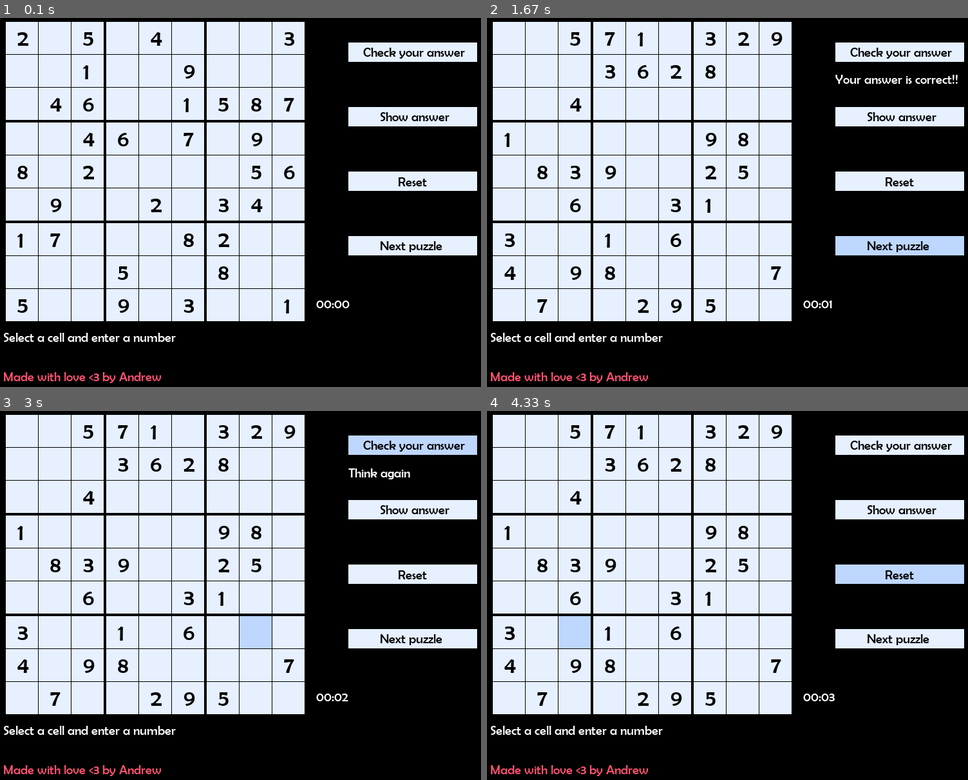
Above: before the commit, frames 1-4 (two rows, left to right).
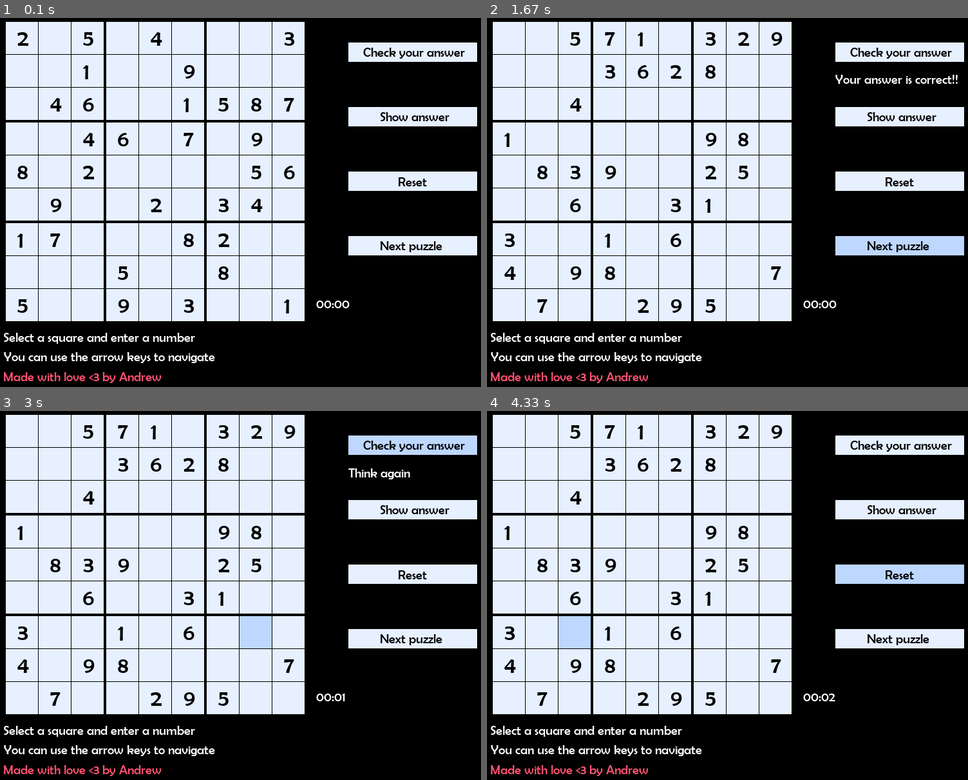
Above: after the commit, the same moments.

Repository: bafyle/Sudoku-game-using-Pygame
Game: pygame game, started from sudoku.py
Two runs of this game, one before a commit and one after it. Both use one fixed random seed, a clock stepped at 60 frames per second and the inputs below.
Inputs (mouse positions are in pixels of both pictures, inside the frame that each line leads up to):
- Up to frame 1 (0.1 s): no input
- Up to frame 2 (1.67 s): click (900, 117) at 0.38 s; click (900, 51) at 0.72 s; click (741, 228) at 1.05 s; click (900, 246) at 1.38 s
- Up to frame 3 (3 s): click (413, 444) at 1.72 s; tap Enter at 2 s; click (67, 584) at 2.38 s; click (250, 643) at 2.72 s
- Up to frame 4 (4.33 s): click (871, 658) at 3.05 s; click (842, 565) at 3.38 s; click (544, 510) at 3.72 s; click (573, 636) at 4.05 s

The runs differ from the first frame. In frame 1, 0.8% of the frame differs, in the area x 0-45%, y 85-94%; in frame 2, 0.9%, in the area x 0-73%, y 76-94%; in frame 3, 0.9%; in frame 4, 0.9%.

Commit message:
updated some of the logic
added some better description for the functions and updated some of the code logic

Diff:
--- a/puzzleSolver.py
+++ b/puzzleSolver.py
@@ -5,18 +5,19 @@
 
     def isValid(self, index: tuple, guess: int) -> bool:
 
-        # returning a True if the guess is in a correct place and False otherwise
-        # this function is used to compare a number in the puzzle with empty cells
-        # we compare 'guess' with it's row, column and 3x3 square
+        """
+        Returning a True if the guess is in a correct place and False otherwise.
+        This function is used to compare the guess number with its row, column
+        and 3x3 square in the puzzle with empty cells
+        """
         # first: check if the guess is already exist in its row
-        row = index[0]
-        col = index[1]
+        row, col = index
         for value in self.puzzle[row]:
             if guess == value:
                 return False
 
         # second: check if the guess is already exist in its column
-        # we neet to get the values of that column first to compare with
+        # we need to get the values of that column first to compare with
         thisColumnValues = [self.puzzle[i][col] for i in range(9)]
         for value in thisColumnValues:
             if guess == value:
@@ -30,7 +31,7 @@
         r = (row // 3) * 3
         c = (col // 3) * 3
 
-        # 2- we muliply the result by 3 to get the index of top left cell in that square
+        # 2- we multiply the result by 3 to get the index of top left cell in that square
         # and we search in that square if the guess is already exists
         for i in range(r, r+3):
             for j in range(c, c+3):
@@ -40,12 +41,14 @@
         # if the guess doesn't exist in the row, column or the 3x3 square, then return True
         return True
 
-    def isValidOnce(self, index: tuple, guess: int) -> bool:
+    def isThereOnce(self, index: tuple, guess: int) -> bool:
 
-        # same as 'isValid()' but this function checks if the number doesn't appear more than one
-        # and it's used to validate a full sudoku board with no empty cells
-        row = index[0]
-        col = index[1]
+        """
+        Returning a True if the guess is in the row, column or 3x3 square once only
+        and false otherwise. This function is used to compare a guess number in
+        a full puzzle with no empty places
+        """
+        row, col = index
         for i, value in enumerate(self.puzzle[row]):
             if guess == value and i != col:
                 return False
@@ -70,23 +73,25 @@
         return True
 
     # get the all the empty cells indexes
-    def getEmptyCellsIndexes(self) -> list:
-        indexesOfEmptyCells = []
+    def getEmptyCellsIndices(self) -> list:
+        """
+        Return a list full of the indices of the empty places in the puzzle
+        """
+        indicesOfEmptyPlaces = []
         for i in range(9):
             for j in range(9):
                 if self.puzzle[i][j] == 0:
-                    indexesOfEmptyCells.append((i, j))
-        return indexesOfEmptyCells
+                    indicesOfEmptyPlaces.append((i, j))
+        return indicesOfEmptyPlaces
 
     def solve(self) -> bool:
+        """
+        This function is used to solve a sudoku puzzle using backtracking.
+        Returning True if the puzzle is solved and False if the puzzle is unsolvable.
+        """
+        indicesOfEmptyPlaces = self.getEmptyCellsIndices()
 
-        # Solve function that uses backtracking to find a solution to the sudoku puzzle
-        # we need to save every index of every empty cell in a list
-        # we save every index (x, y) in the list as a tuple
-        # so 'indexesOfEmptyCells' is a list of tuples
-        indexesOfEmptyCells = self.getEmptyCellsIndexes()
-
-        if len(indexesOfEmptyCells) == 0:
+        if len(indicesOfEmptyPlaces) == 0:
             return False
         # we will start from the first empty cell which will be in the index 0 in our list
         currentIndex = 0
@@ -95,8 +100,7 @@
         while True:
 
             # we first get the the row and the column of the empty cell
-            r = indexesOfEmptyCells[currentIndex][0]
-            c = indexesOfEmptyCells[currentIndex][1]
+            r, c = indicesOfEmptyPlaces[currentIndex]
 
             # let 'value' be equal to 0
             value = self.puzzle[r][c]
@@ -125,17 +129,17 @@
                 # set the cell to the guessed number and increase the 'currentIndex' by 1
                 # to make it points to the next empty cell
                 # and break from the loop to go the next cell
-                if self.isValid(indexesOfEmptyCells[currentIndex], value):
+                if self.isValid(indicesOfEmptyPlaces[currentIndex], value):
                     self.puzzle[r][c] = value
                     currentIndex += 1
                     break
                 # notice that we check the the row, column and the 3x3 square
                 # before we set the cell with our guessed number
 
-            # if we are in the last empty cell and we guessed it correclty (We solved it)
+            # if we are in the last empty cell and we guessed it correctly (We solved it)
             # then 'currentIndex' will be bigger than the length of the list
             # we return True in this case
-            if currentIndex >= len(indexesOfEmptyCells):
+            if currentIndex >= len(indicesOfEmptyPlaces):
                 return True
 
             # if 'currentIndex' is equal to -1 then the puzzle doesn't have a solution
@@ -150,14 +154,29 @@
 
     @classmethod
     def getPuzzleFromFile(cls, fileName) -> list:
+        """
+        This function is used to get a puzzle from a file.
+        The file must contain a 9x9 sudoku puzzle, every row is seperated by a new line,
+        every cell in the row of the puzzle must be seperated by a comma,
+        and there must be an empty line in the end of the file
+        """
         puzzle = []
-        puzzleFile = open("puzzle.txt", "r")
+        puzzleFile = open(fileName, "r")
         lines = puzzleFile.readlines()
         for line in lines:
             integers = line[:-1].split(', ')
-            readList = []
-            for i in integers:
-                readList.append(int(i))
-            puzzle.append(readList)
+            innerList = [int(i) for i in integers]
+            puzzle.append(innerList)
         puzzleFile.close()
         return puzzle
+
+# testing
+if __name__ == "__main__":
+    puzzle = Solver.getPuzzleFromFile("puzzle.txt")
+    solver = Solver(puzzle)
+    if solver.solve():
+        print("puzzle is solved")
+        print(puzzle, sep='\n')
+    else:
+        print("cant solve the puzzle")
+    quit(0)
--- a/sudoku.py
+++ b/sudoku.py
@@ -19,16 +19,18 @@
         self.empty = number == 0
         self.attributes = attributes
         self.selected = False
-        self.color = (230, 240, 255)
-        self.rect = pygame.Rect(attributes[0], attributes[1],attributes[2],attributes[3])
+        self.NORMAL_COLOR = (230, 240, 255)
+        self.SELECTED_COLOR = (190, 215, 255)
+        self.color = self.NORMAL_COLOR
+        self.rect = pygame.Rect(attributes[0], attributes[1], attributes[2], attributes[3])
         self.win = win
 
     def select(self) -> None:
         self.selected = not self.selected
         if not self.selected:
-            self.color = (230, 240, 255)
+            self.color = self.NORMAL_COLOR
         else:
-            self.color = (190, 215, 255)
+            self.color = self.SELECTED_COLOR
 
     def drawText(self, game_font: pygame.freetype.Font) -> None:
         if not self.empty:
@@ -51,7 +53,7 @@
         self.MOUSE_ON_COLOR = (190, 215, 255)
         self.DISABLED_COLOR = (117, 117, 117)
         self.Enable = True
-        self.rect = pygame.Rect(attributes[0], attributes[1],attributes[2],attributes[3])
+        self.rect = pygame.Rect(attributes[0], attributes[1], attributes[2], attributes[3])
         self.solver = Solver([])
         if self.Enable:
             self.color = self.NORMAL_COLOR
@@ -68,7 +70,6 @@
             self.color = self.DISABLED_COLOR
         pygame.draw.rect(self.win, self.color, self.rect)
 
-
     # drawing the text on the button
     def drawText(self, game_font: pygame.freetype.Font):
         padding = self.attributes[2] // 2
@@ -92,7 +93,7 @@
     def __init__(self, text: str, attributes: tuple, win: pygame.Surface):
         super().__init__(text, attributes, win)
 
-    def onClicked(self, puzzle: list) -> list:
+    def onClicked(self, puzzle: list) -> None:
         # solve the puzzle
         if self.Enable:
             self.solver = Solver(puzzle)
@@ -108,7 +109,7 @@
             self.solver = Solver(puzzle)
             for i in range(9):
                 for f in range(9):
-                    if not self.solver.isValidOnce((i, f), puzzle[i][f]):
+                    if not self.solver.isThereOnce((i, f), puzzle[i][f]):
                         return False
             return True
 
@@ -133,31 +134,31 @@
 
     # return the a new list full of the new puzzle
     def onClicked(self, puzzleIndex: int) -> list:
-
-        # get the puzzle that has 'puzzleIndex' index
-        # 'execute()' function returns an iterable object that contains the output of the select statement
-        puzzleText = self.cursor.execute("SELECT quiz FROM Quizzes WHERE q_id = ?", [puzzleIndex])
-
-        # since the q_id is a primary key in the database,
-        # there will be only one object in 'puzzleText'
-        # we get that object and reassign 'puzzleText\ with it
-        for i in puzzleText:
-            puzzleText = i
-        puzzleText = puzzleText[0]
-
-        # the puzzle now in 'puzzleText' but it is a string
-        # we convert that string to a list of list of integers
-        newPuzzle = []
-        innerList = []
-        for i in range(81):
-            if i % 9 == 0 and i != 0:
-                newPuzzle.append(innerList)
-                innerList = []
-            innerList.append(int(puzzleText[i]))
-        newPuzzle.append(innerList)
-
-        # return the new puzzle
-        return newPuzzle
+        if self.Enable:
+            # get the puzzle that has 'puzzleIndex' index
+            # 'execute()' function returns an iterable object that contains the output of the select statement
+            puzzleText = self.cursor.execute("SELECT quiz FROM Quizzes WHERE q_id = ?", [puzzleIndex])
+
+            # since the q_id is a primary key in the database,
+            # there will be only one object in 'puzzleText'
+            # we get that object and reassign 'puzzleText\ with it
+            for i in puzzleText:
+                puzzleText = i
+            puzzleText = puzzleText[0]
+
+            # the puzzle now in 'puzzleText' but it is a string
+            # we convert that string to a list of list of integers
+            newPuzzle = []
+            innerList = []
+            for i in range(81):
+                if i % 9 == 0 and i != 0:
+                    newPuzzle.append(innerList)
+                    innerList = []
+                innerList.append(int(puzzleText[i]))
+            newPuzzle.append(innerList)
+
+            # return the new puzzle
+            return newPuzzle
 
     def closeConnection(self):
         self.connection.close()
@@ -280,6 +281,10 @@
     # # load the correct sound effect
     # correctSound = pygame.mixer.Sound("sounds/correct.mp3")
     # correctSound.set_volume(0.5)
+
+    # a black background color to fill the screen every frame
+    BACKGROUND_COLOR = (0, 0, 0)
+
     # main loop
     running = True
     while running:
@@ -302,6 +307,8 @@
                         breakPoint = False
                         for j, cell in enumerate(row):
                             if cell.rect.collidepoint(pygame.mouse.get_pos()) and cell.empty:
+                                # if the mouse was clicked when clicking the mouse was colliding
+                                # with any of the cells, then select that cell
                                 cell.select()
                                 board.indexOfSelectedCell = (i, j)
                                 if board.selectedCell is not None:
@@ -321,8 +328,8 @@
                         returnFromButton = buttons[0].onClicked(puzzle)
 
                         # notify the user if the puzzle is valid or not
-                        board.solved = returnFromButton
                         if returnFromButton:
+                            board.solved = returnFromButton
                             notificationString = "Your answer is correct!!"
                             # correctSound.play()
                         else:
@@ -331,7 +338,7 @@
                         notificationTimer = time.time()
 
                     # show answer button
-                    elif buttons[1].rect.collidepoint(pygame.mouse.get_pos()):
+                    elif buttons[1].rect.collidepoint(pygame.mouse.get_pos()) and buttons[1].Enable:
                         puzzle = buttons[3].onClicked(currentPuzzleIndex)
                         buttons[1].onClicked(puzzle)
                         board.puzzle = puzzle
@@ -347,30 +354,35 @@
                         board.selectedCell = None
 
                     # next puzzle button
-                    elif buttons[3].rect.collidepoint(pygame.mouse.get_pos()):
+                    elif buttons[3].rect.collidepoint(pygame.mouse.get_pos()) and buttons[3].Enable:
+                        # load a new random puzzle
                         newIndex = random.randint(1, 100)
                         while newIndex == currentPuzzleIndex:
                             newIndex = random.randint(1, 100)
                         currentPuzzleIndex = newIndex
                         puzzle = buttons[3].onClicked(currentPuzzleIndex)
+
+                        # create a new board with the new puzzle
                         board = Board(puzzle, win)
+
+                        # reset the timer
                         timer = 0
                         renderString = "00:00"
+                        timerStart = time.time()
+                        # enable the reset button
                         buttons[2].Enable = True
-                        board.selectedCell = None
-                        board.indexOfSelectedCell = ()
 
             # if the user pressed a key on the keyboard
             elif event.type == pygame.KEYDOWN:
-                # and that key is a numpad key and the selected cell
+                # and that key is a num-pad key and the selected cell
                 # is empty, then assign the number he pressed to that cell
                 if pygame.K_KP1 <= event.key <= pygame.K_KP9:
                     if board.indexOfSelectedCell != ():
-                        r = board.indexOfSelectedCell[0]
-                        c = board.indexOfSelectedCell[1]
+                        r, c = board.indexOfSelectedCell
                         if board.cells[r][c].empty:
                             puzzle[r][c] = event.key + 1 - pygame.K_KP1
                             board.refreshCells()
+
                 # else if that key was an arrow key
                 # then navigate in the cells by making the selected cell be
                 # whatever the user selected with the arrows
@@ -394,8 +406,7 @@
                             board.selectedCell = board.cells[new_row][new_column]
                             board.selectedCell.select()
 
-        # change the color of the buttons if the mouse hovering
-        # on the buttons
+        # change the color of any button of the mouse is standing over it
         if pygame.mouse.get_pos() > (540, 0):
             for button in buttons:
                 if button.rect.collidepoint(pygame.mouse.get_pos()):
@@ -404,15 +415,15 @@
                     button.onMouseExit()
 
         # fill the screen with black to end the previous frame
-        win.fill((0, 0, 0))
+        win.fill(BACKGROUND_COLOR)
 
         #-----drawing section-----#
 
         #drawing cells
-        for cell in board.cells:
-            for c in cell:
-                c.drawRect()
-                c.drawText(game_font)
+        for rowOfCells in board.cells:
+            for cell in rowOfCells:
+                cell.drawRect()
+                cell.drawText(game_font)
 
         #drawing buttons and their texts
         game_font.size = 20
@@ -421,7 +432,8 @@
             button.drawText(game_font)
 
         # instruction to the user
-        game_font.render_to(win, (15, 500), "Select a cell and enter a number", (255, 255, 255))
+        game_font.render_to(win, (15, 500), "Select a square and enter a number", (255, 255, 255))
+        game_font.render_to(win, (15, 530), "You can use the arrow keys to navigate", (255, 255, 255))
 
         # show the notification for 2 seconds only
         if showNotification:
